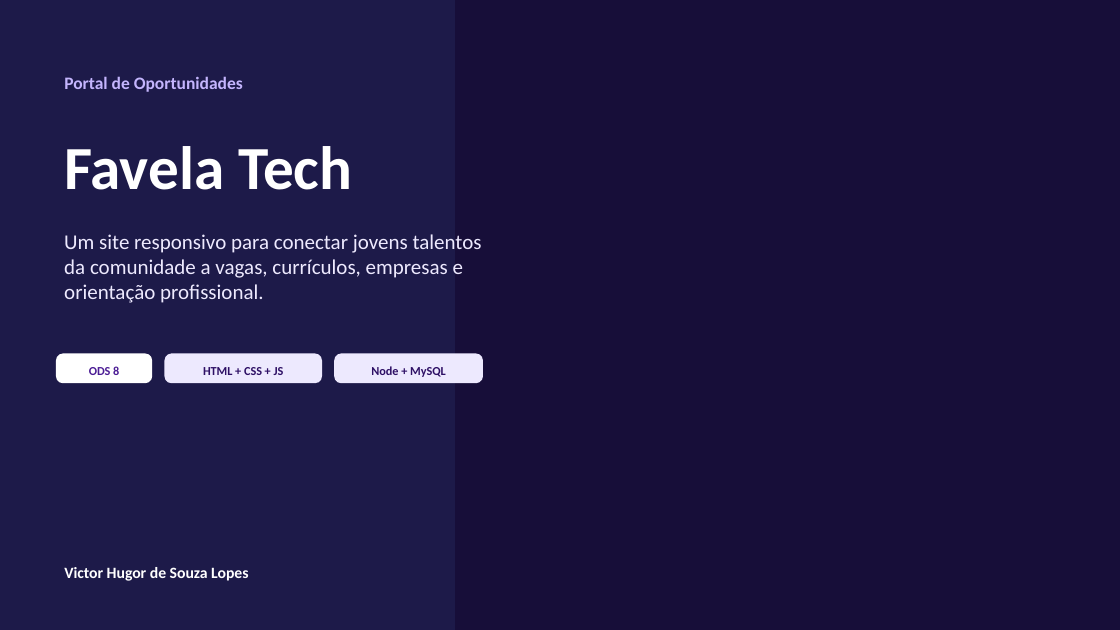
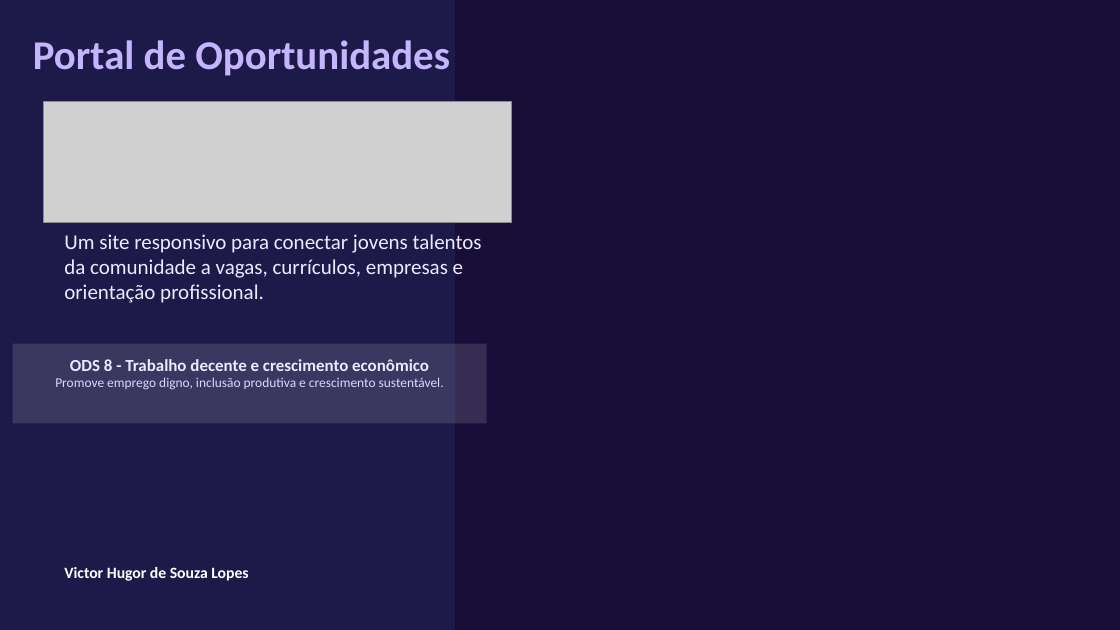
Before and after one commit to victor-hugor-log/Projeto-Final, a slide deck: slide 1 of pitch/favela-tech-apresentacao.pptx. Drawn at 1120x630 pixels with LibreOffice and Linux fonts; fonts in the diff are those of the drawing; grey boxes stand for pictures; background and template pictures are left out. Boxes give left, top, right and bottom in pixels: in the first picture for what was removed or moved away, otherwise in the second. Text is boxed around its words. In the diff, an @@ line names an element or a change of style, - is before the commit and + after.

```diff
--- a/pitch/favela-tech-apresentacao.pptx
+++ b/pitch/favela-tech-apresentacao.pptx
@@ text "Portal de Oportunidades": place and size @@
-text "Portal de Oportunidades" at <box>64,76,243,92</box>
+text "Portal de Oportunidades" at <box>33,40,450,76</box>
@@ text "Portal de Oportunidades" at <box>33,40,450,76</box>: size 15 to 35 pt @@
@@ picture added at <box>43,101,512,223</box> @@
@@ text removed at <box>64,146,352,190</box> @@
-Favela Tech
@@ rectangle added at <box>13,344,486,423</box>, fill #FFFFFF at 13% opacity, 11.5 pt, text #E0D6FE @@
+ODS 8 - Trabalho decente e crescimento econômico
+Promove emprego digno, inclusão produtiva e crescimento sustentável.
@@ rounded rectangle removed at <box>56,354,153,383</box> @@
@@ rounded rectangle removed at <box>165,354,323,383</box> @@
@@ rounded rectangle removed at <box>334,354,483,383</box> @@
@@ text removed at <box>89,366,119,375</box> @@
-ODS 8
@@ text removed at <box>203,367,284,375</box> @@
-HTML + CSS + JS
@@ text removed at <box>371,366,446,377</box> @@
-Node + MySQL
```
Also in this commit, not shown: 6 other slides changed, 2 slides added, 5 slides removed, 17 other files.
